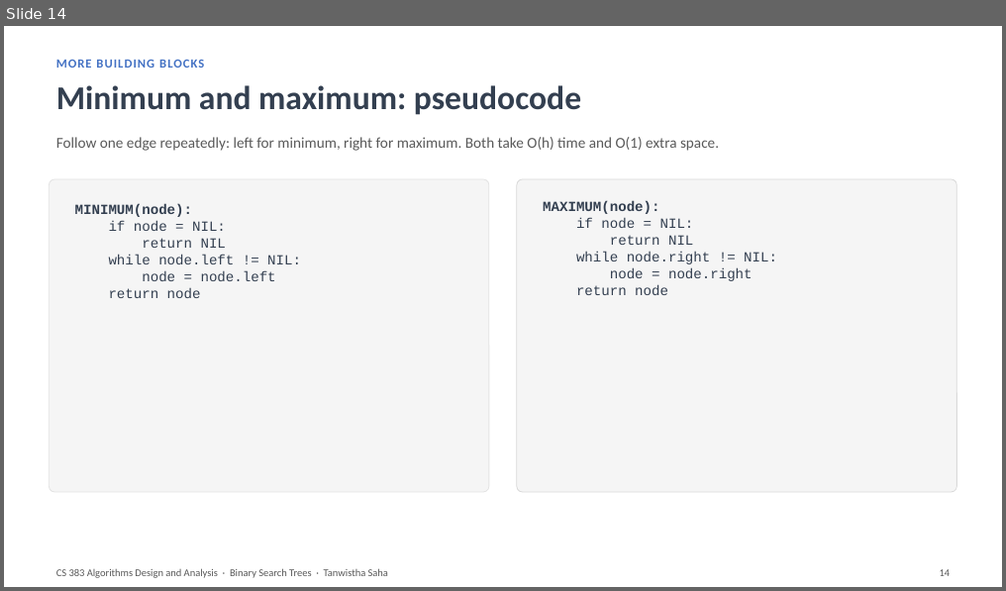
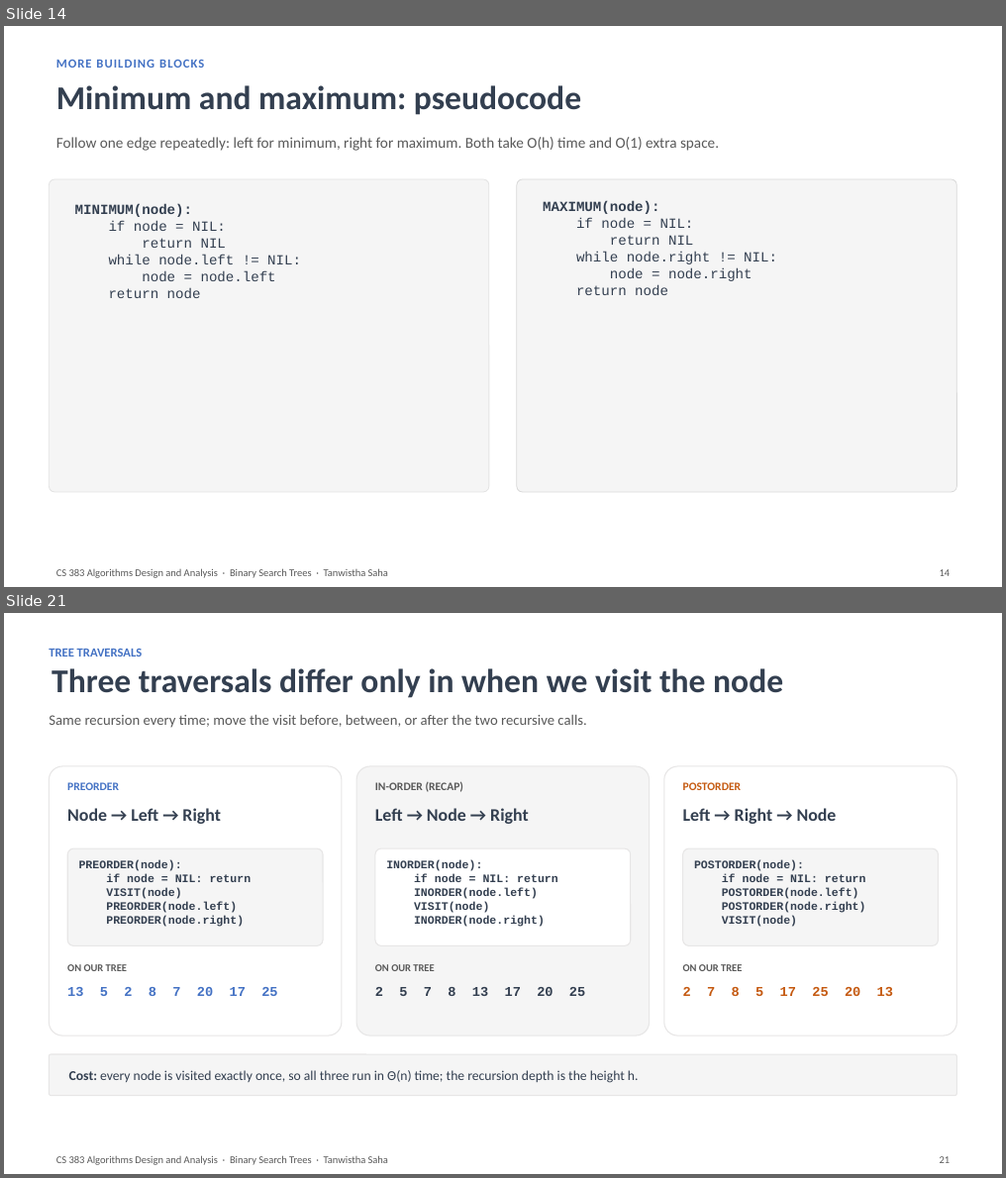
Before and after one commit to tanwistha/cs383_fall26, a slide deck: lectures/Binary_Search_Trees.pptx. Shown one above the other, each under a label of ours: slide 14 before the commit, slides 14 and 21 after it; the slides between them are not shown. The pictures are 1006x591 and 1006x1178 pixels, drawn with LibreOffice and Linux fonts; fonts in the diff are those of the drawing. Boxes give left, top, right and bottom in pixels: in the first picture for what was removed or moved away, otherwise in the second. Text is boxed around its words. In the diff, an @@ line names an element or a change of style, - is before the commit and + after.

```diff
--- a/lectures/Binary_Search_Trees.pptx
+++ b/lectures/Binary_Search_Trees.pptx
@@ slide 21 added at [4,613,1002,1174], background #FFFFFF @@
@@ text added at [49,648,143,657], 12 pt, text #4472C4, bold @@
+TREE TRAVERSALS
@@ text added at [52,668,783,698], 32 pt, text #333F50, bold @@
+Three traversals differ only in when we visit the node
@@ text added at [49,715,586,727], 14 pt, text #595959 @@
+Same recursion every time; move the visit before, between, or after the two recursive calls.
@@ rounded rectangle added at [49,766,342,1036], fill #FFFFFF, outline #E7E6E6 1 pt @@
@@ text added at [67,782,119,790], 11 pt, text #4472C4, bold @@
+PREORDER
@@ rounded rectangle added at [356,766,649,1036], fill #F5F5F5, outline #E7E6E6 1 pt @@
@@ text added at [375,781,463,792], 11 pt, text #595959, bold @@
+IN-ORDER (RECAP)
@@ rounded rectangle added at [664,766,957,1036], fill #FFFFFF, outline #E7E6E6 1 pt @@
@@ text added at [683,782,742,790], 11 pt, text #C55A11, bold @@
+POSTORDER
@@ text added at [67,808,221,824], 17 pt, text #333F50, bold @@
+Node → Left → Right
@@ text added at [375,808,529,824], 17 pt, text #333F50, bold @@
+Left → Node → Right
@@ text added at [683,808,837,824], 17 pt, text #333F50, bold @@
+Left → Right → Node
@@ rounded rectangle added at [67,849,323,947], fill #F5F5F5, outline #E7E6E6 1 pt @@
@@ rounded rectangle added at [375,849,631,947], fill #FFFFFF, outline #E7E6E6 1 pt @@
@@ rounded rectangle added at [683,849,939,947], fill #F5F5F5, outline #E7E6E6 1 pt @@
@@ text added at [79,861,252,927], 11 pt, text #333F50, bold @@
+PREORDER(node):
+if node = NIL: return
+VISIT(node)
+PREORDER(node.left)
+PREORDER(node.right)
@@ text added at [386,861,558,927], 11 pt, text #333F50, bold @@
+INORDER(node):
+if node = NIL: return
+INORDER(node.left)
+VISIT(node)
+INORDER(node.right)
@@ text added at [694,861,866,927], 11 pt, text #333F50, bold @@
+POSTORDER(node):
+if node = NIL: return
+POSTORDER(node.left)
+POSTORDER(node.right)
+VISIT(node)
@@ text added at [67,964,127,971], 10 pt, text #595959, bold @@
+ON OUR TREE
@@ text added at [375,964,434,971], 10 pt, text #595959, bold @@
+ON OUR TREE
@@ text added at [683,964,742,971], 10 pt, text #595959, bold @@
+ON OUR TREE
@@ text added at [67,987,277,996], 13 pt, text #4472C4, bold @@
+13 5 2 8 7 20 17 25
@@ text added at [375,987,585,996], 13 pt, text #333F50, bold @@
+2 5 7 8 13 17 20 25
@@ text added at [683,987,893,996], 13 pt, text #C55A11, bold @@
+2 7 8 5 17 25 20 13
@@ rounded rectangle added at [49,1055,957,1096], fill #F5F5F5, outline #E7E6E6 1 pt @@
@@ text added at [69,1070,639,1083], 13 pt, text #333F50 @@
+Cost: every node is visited exactly once, so all three run in Θ(n) time; the recursion depth is the height h.
@@ text added at [56,1156,388,1165], 10 pt, text #595959 @@
+CS 383 Algorithms Design and Analysis · Binary Search Trees · Tanwistha Saha
@@ text added at [940,1157,950,1163], 10 pt, text #595959 @@
+21
```
Also in this commit, not shown: 8 slides changed, 4 other slides added, 4 slides removed.
